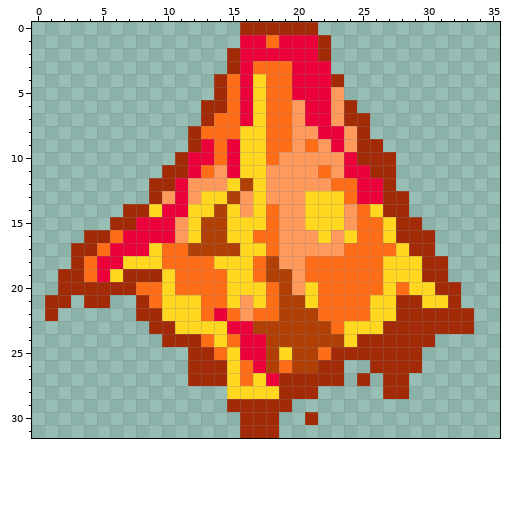
Two versions of one pixel-art sprite, SuiseiSenSei/Assets/mutelnwza/firewall.png. Above is the file before it was changed.
The file is 36x32 pixels.
Now the later version:
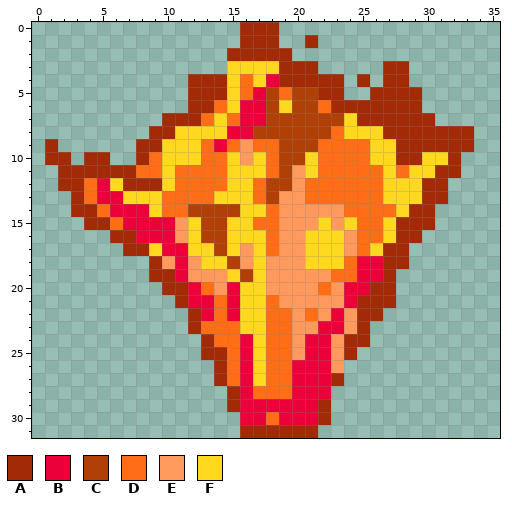
Palette (. is transparent): A #a32a06  B #ec0039  C #b14007  D #ff6e17  E #ff995c  F #ffd81f
Changes in this commit:
Changed rows in their new state; - is an unchanged pixel.
first column x 1:
 0 ------------------...------------
 1 ---------------AAA..A.-----------
 2 ---------------AAAA...-----------
 3 --------------FFFFAAA.----AA-----
 4 -----------AA-FD-BAAAA--A-AA-----
 5 -----------AA-FDBC-CCAA--AAAA----
 6 -----------A-DF-BCFCCDA-AAAAA----
 7 ---------AAADF--BCCCCCCF-AAAAA---
 8 --------AAFFFFBBCCCCCCDFFFAAAAAAA
 9 A------AAFFFDBDED-CCCDDDDFFAAAAAA
10 AA-AA--ADFFFD-FE--CCFDDDDFFAAFFA-
11 -AAAAAADDFDD-DF--DC-F-DDDDFDFFAA-
12 -AADBFAA-FDDDD-FDCC-DD--DDFFFAA--
13 --ADBBFFFDDDD-FFDC--DDD-DDFFFAA--
14 --AADBBB-DDCC-CF----EEED-DDFAA---
15 ---AADB---------D---E-EF-----A---
16 ---..AA---------F---F-FE-----.---
17 --....AA-BBFF-FE----FFFE-FAA..---
18 --......AEBEF-CEFE--FFF-BBAA...--
19 -.......-ABEEE-CFEE-EE--BBA....--
20 -........AAB-EB--EE-E-EBBAA.....-
21 ..-..--...ABB-BF--EEEEEBAAA.....-
22 .------....ABDBFF-DEDEBEAA.......
23 --------...ADDDFFDDEEBBEA........
24 ---------...AD--FDDEBBEA-.....---
25 -----------.-AD-FDDEBBE-.....----
26 -----------..-DBFD-BBBE--....----
27 -----------..-DB-DDBBB--.-..-----
28 --------------ABDDDBBB----..-----
29 ---------------BBBBBBA-----------
30 ---------------BBDBBBA-----------
31 ------------------AAA------------
Changed places in both pictures, as pixel boxes (x1, y1, x2, y2):
changed: (45, 22, 474, 438)
